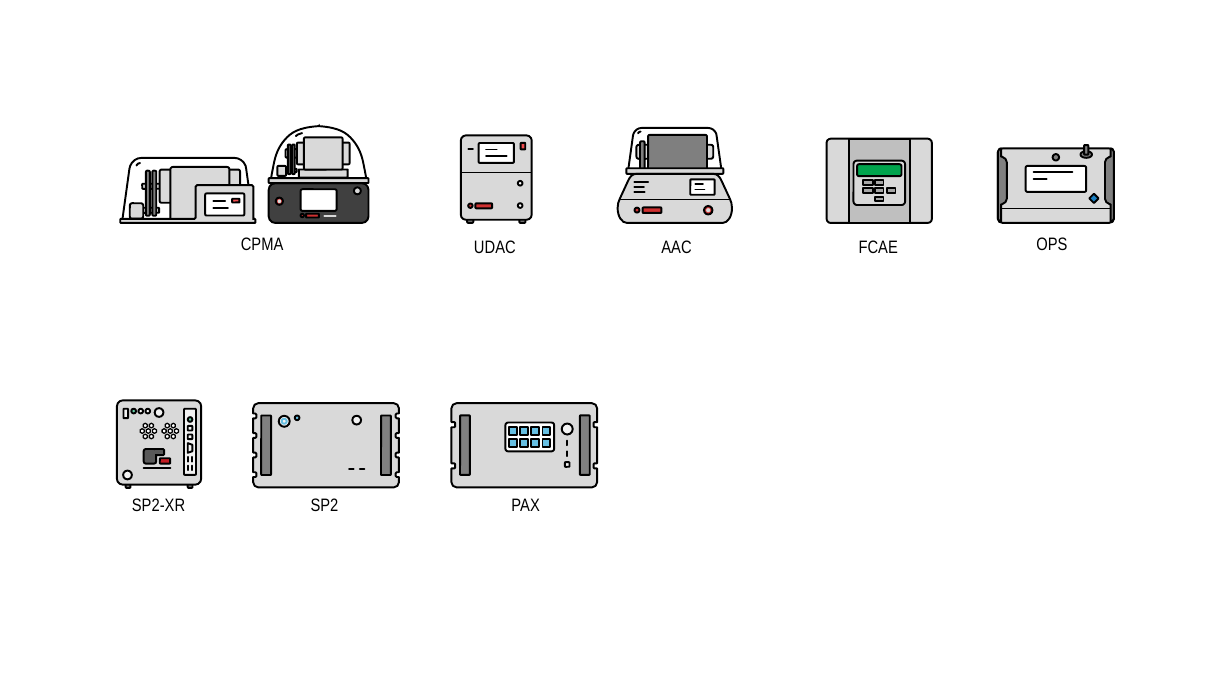
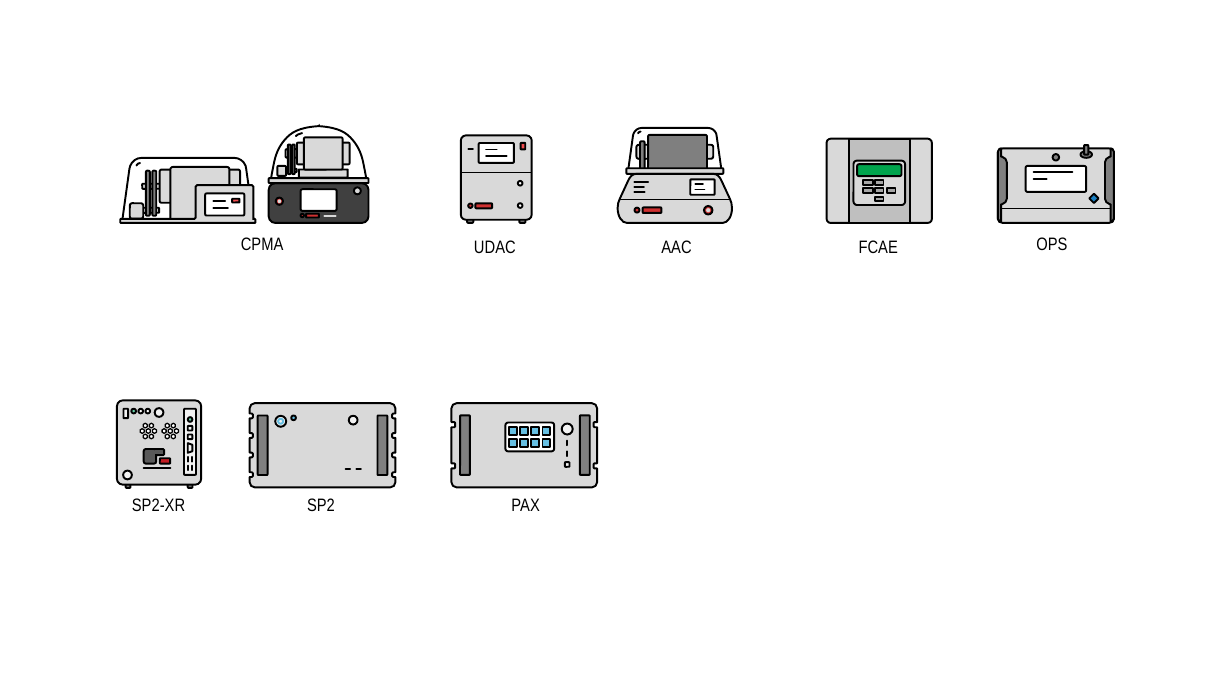
Before and after one commit to tsipkens/aerosol-icon-project, a slide deck: slide 3 of icons.pptx. Drawn at 1232x693 pixels with LibreOffice and Linux fonts; fonts in the diff are those of the drawing. Boxes give left, top, right and bottom in pixels: in the first picture for what was removed or moved away, otherwise in the second. Text is boxed around its words. In the diff, an @@ line names an element or a change of style, - is before the commit and + after.

```diff
--- a/icons.pptx
+++ b/icons.pptx
@@ freeform shape at (250, 403, 396, 487): outline redrawn @@
@@ 3 ellipses, 2 rounded rectangles, 2 lines, 1 text: place and size @@
-3 ellipses, 2 rounded rectangles, 2 lines, 1 text at (262, 416, 365, 511)
+3 ellipses, 2 rounded rectangles, 2 lines, 1 text at (258, 416, 361, 511)
```
Also in this commit, not shown: 1 other slide changed.
